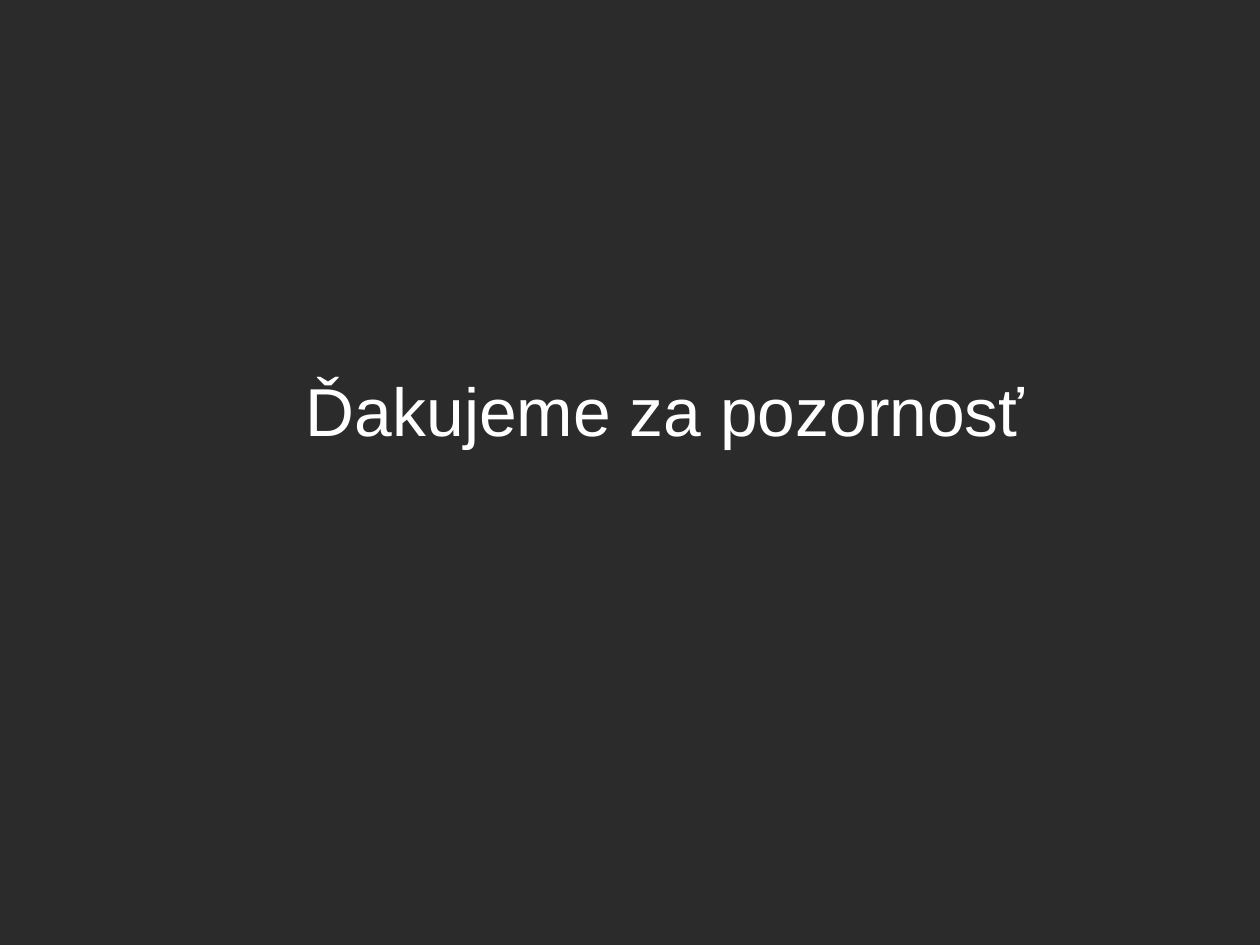
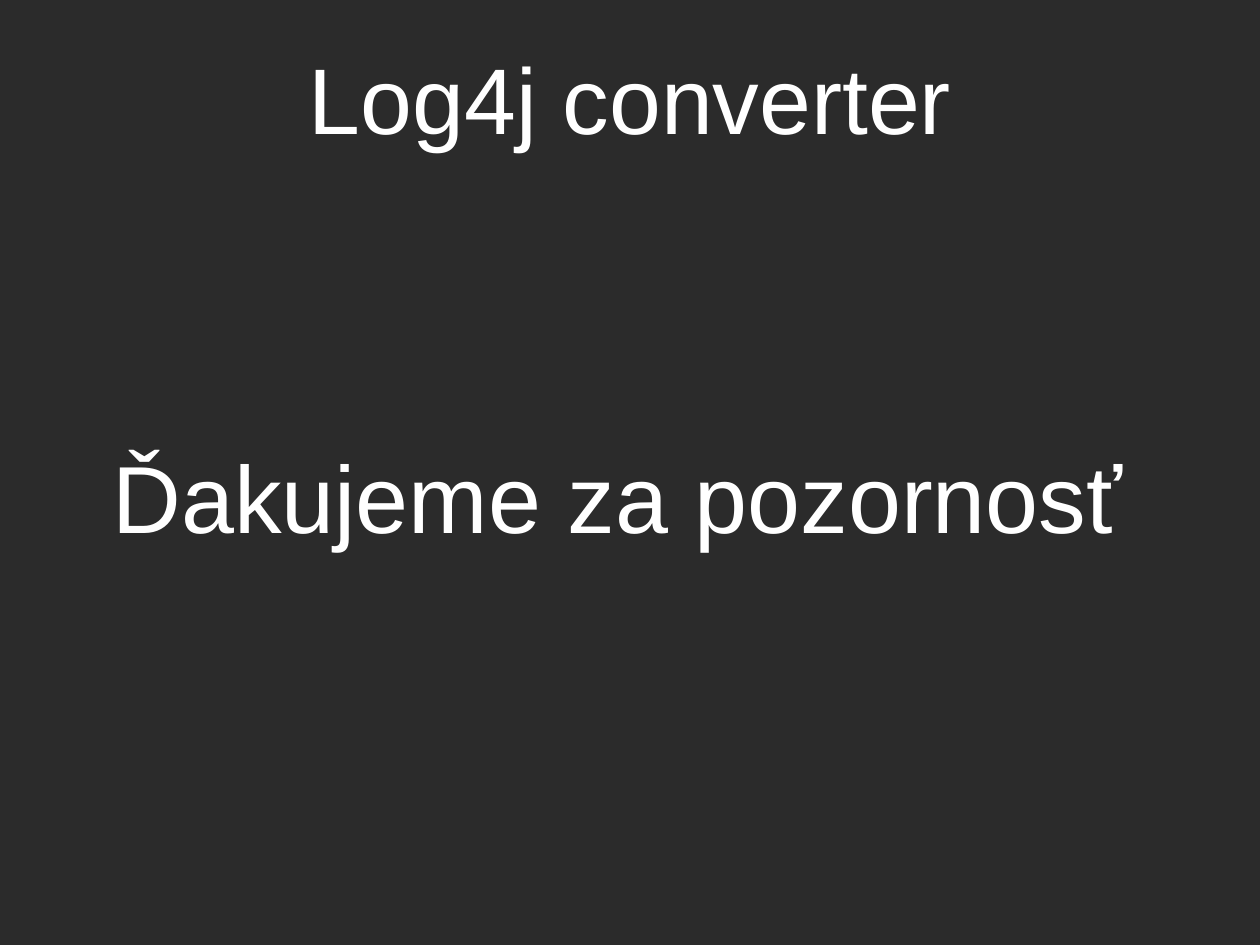
Before and after one commit to balent/Log4j-Convert-Configuration, a slide deck: slide 7 of prezentacia/log4j.odp. Drawn at 1260x945 pixels with LibreOffice and Linux fonts; fonts in the diff are those of the drawing; background and template pictures are left out; a plain dark background stands for a picture behind light text. Boxes give left, top, right and bottom in pixels: in the first picture for what was removed or moved away, otherwise in the second. Text is boxed around its words. In the diff, an @@ line names an element or a change of style, - is before the commit and + after.

```diff
--- a/prezentacia/log4j.odp
+++ b/prezentacia/log4j.odp
@@ title added at (309, 66, 951, 151), 58.7 pt, text #FFFFFF @@
+Log4j converter
@@ subtitle "Ďakujeme za pozornosť": place and size @@
-subtitle "Ďakujeme za pozornosť" at (306, 382, 1024, 449)
+subtitle "Ďakujeme za pozornosť" at (112, 457, 1123, 550)
@@ subtitle "Ďakujeme za pozornosť" at (112, 457, 1123, 550): size 42.7 to 60 pt; alignment left to centre; indent changed; less space between paragraphs; vertical alignment top to middle @@
```
Also in this commit, not shown: 5 other slides changed, 1 other file.
